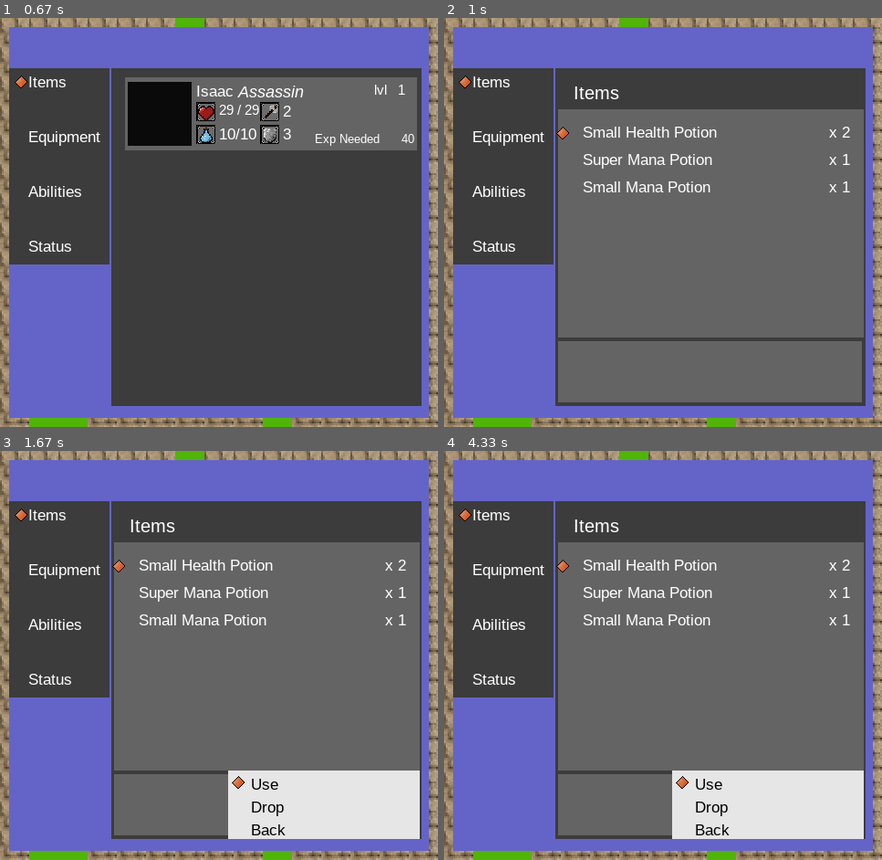
Above: before the commit, frames 1-4 (two rows, left to right).
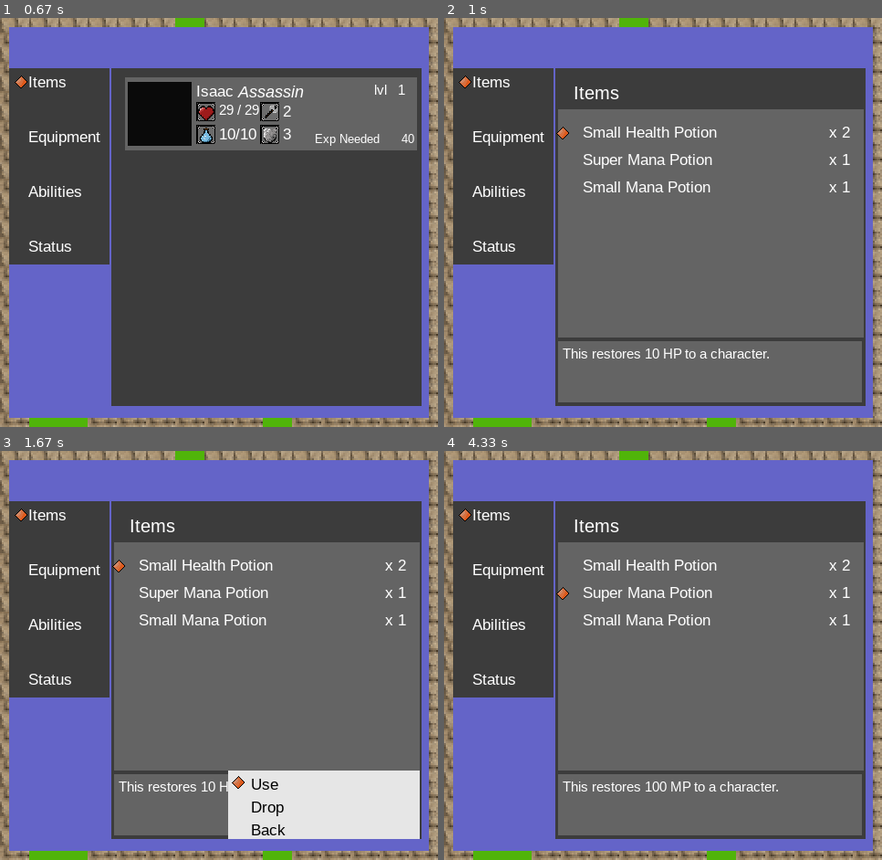
Above: after the commit, the same moments.

Repository: IkePCampbell/pygame-sandbox
Game: pygame game, started from MainGame.py
The game is run twice, just before and just after one commit, with the same random seed, the same clock (stepped at 60 frames per second) and the same inputs.
Inputs:
- Up to frame 1 (0.67 s): tap I at 0.33 s
- Up to frame 2 (1 s): tap E at 0.67 s
- Up to frame 3 (1.67 s): tap E at 1 s; tap Enter at 1.33 s
- Up to frame 4 (4.33 s): hold W 2.17-2.63 s; tap E at 3.17 s; hold S from 4.07 s (still down)

Frame 1 is identical in both runs. In frame 2, 0.4% of the frame differs, in the area x 27-75%, y 80-84%; in frame 3, 0.2%; in frame 4, 7.5%, in the area x 25-96%, y 26-95%.

Commit message:
Empty inventory message, descriptions

Diff:
--- a/MainGame.py
+++ b/MainGame.py
@@ -227,7 +227,6 @@
 
     for npc in npcs:
         npc.draw(GAME.win,GAME.currentLevel)
-
   if message.show == 1:
     message.update_text()
 
@@ -283,7 +282,6 @@
     #INTERACTS WITH SUB MENU
     if inventory.nav_menu_in == 1:
       inventory.access_submenu(inventory.nav_menu)
-
     if inventory.nav_menu_in == 2:
       if inventory.nav_menu == 1: #items
         inventory.display_items()
@@ -292,10 +290,6 @@
         inventory.access_submenu(inventory.nav_menu)
 
     if inventory.nav_menu_in == 3:
-      if inventory.nav_menu == 1: #items
-        inventory.display_items()
-        inventory.interact_sub_menu(akey)
-
       if inventory.nav_menu == 2:
         inventory.show_description(inventory.party[inventory.curr_party_member-1],None)
         inventory.equipment(inventory.curr_party_member)
@@ -308,6 +302,7 @@
 
     if inventory.nav_menu_in == 6:
       if inventory.nav_menu == 1:
+        inventory.display_items()
         inventory.interact_sub_menu(akey)
       if inventory.nav_menu == 2:
         inventory.equipment(inventory.curr_party_member)
@@ -315,8 +310,10 @@
         inventory.interact_sub_menu(akey)
 
     if inventory.nav_menu_in == 7:
-      if inventory.nav_menu == 2:
+      if inventory.nav_menu in [1,2]:
         inventory.confirm_drop()
+    if inventory.nav_menu_in == 12:
+      inventory.noItems()
       #inventory.update_inventory()
 
 ##    if inventory.nav_menu_in == 1:  KEEP FOR ITEMS
--- a/data/bin/inventory.py
+++ b/data/bin/inventory.py
@@ -401,6 +401,7 @@
         txt = achar.helmet[6]
       elif self.cycle_choice == 3:
         txt = achar.armor[6]
+
     finishedText = []
     for word in txt:
       finishedText.append(self.small_font.render(word,True,self.WHITE_COLOR))
@@ -465,13 +466,24 @@
     self.count = 0
     for item in self.itemDict:
         itemList.append(item) #creates tmp list of inventory
-    for possibleItems in self.item_list:
-      self.count +=1
-      if possibleItems[1] == itemList[self.item_selection-1]:  #name of item "small dagger"
-        hoveredOver = possibleItems[4]
-        typeOfEquipment = possibleItems[2][1]
-        self.itemDetails = [possibleItems[2][0],possibleItems[1]]
-        self.indexItem  = self.count -1
+    #sanity check
+    if len(itemList) == 0:
+      self.nav_menu_in = 12
+      self.laste = 12
+
+    if len(itemList) < self.item_selection:
+      self.item_selection = len(itemList)
+    if len(itemList) != 0:
+      for possibleItems in self.item_list:
+        self.count +=1
+        if possibleItems[1] == itemList[self.item_selection-1]:  #name of item "small dagger"
+          hoveredOver = possibleItems[4]
+          typeOfEquipment = possibleItems[2][1]
+          self.itemDetails = [possibleItems[2][0],possibleItems[1]]
+          self.indexItem  = self.count -1
+          tmpItem = possibleItems
+      self.show_description(None,tmpItem)
+
 
   def update(self,akey):
     if self.show_inv == 1: #TAB SECTIONS
@@ -497,15 +509,21 @@
           self.nav_menu_in = 0
           self.laste = 0
         if akey == 'e':
-          self.nav_menu_in = 3
-
+          if self.nav_menu == 1:
+            self.nav_menu_in = 6
+            self.laste = 5
+          else:
+            self.nav_menu_in = 3
         if self.nav_menu == 1:
           #Now need to cycle through every item
           if akey == 's':
             self.item_selection = self.item_selection % (len(self.itemDict)) +1
           if akey == 'w':
-            if (self.item_selection - 1 %len(self.itemDict)) >=1:
-              self.item_selection -=1
+            if (self.item_selection % (len(self.itemDict))) -1  == 0:
+              self.item_selection = 1
+            elif self.item_selection>1 :
+              self.item_selection-=1
+
 
         if self.nav_menu == 2: #equipment again
           self.curr_party_member = 1
@@ -516,10 +534,6 @@
               self.curr_party_member -=1
 
       if self.nav_menu_in == 3 and self.laste == 2:
-          if self.nav_menu == 1:
-            if akey == 'q':
-                self.nav_menu_in = 2
-                self.laste=1
           if self.nav_menu == 2:
             self.equipment(self.curr_party_member) #ACCESS THE EQUIPMENT MENU
             if akey == 'q':
@@ -572,6 +586,27 @@
 
       #Equip, drop, use item
       if self.nav_menu_in == 6 and self.laste in [5,6]:
+        if self.nav_menu == 1:
+          if akey == 'q':
+            self.nav_menu_in = 2
+            self.laste=1
+          if akey == 's': #cycle down
+            self.inventoryChoice = (self.inventoryChoice  + 1) % 3
+          if akey == 'w':
+            self.inventoryChoice = (self.inventoryChoice  - 1) % 3
+          if akey == 'e' and self.laste == 5:
+              self.laste = 6
+          elif akey == 'e' and self.laste == 6 and self.inventoryChoice == 0:
+            self.laste = 9
+            self.nav_menu_in = 8
+            self.inventoryChoice = 0
+          elif akey == 'e' and self.laste == 6 and self.inventoryChoice == 1 and self.holding_equip == False:
+            self.laste = 7
+            self.nav_menu_in = 7
+          elif akey == 'e' and self.laste == 6 and self.inventoryChoice == 2:
+            self.nav_menu_in = 2
+            self.laste = 1
+            self.inventoryChoice = 0
 
         if self.nav_menu == 2:
           if akey == 'q':
@@ -616,6 +651,9 @@
         elif akey == 'e' and self.laste == 8 and self.confirm == 1:
           self.drop()
           #Check to see if we've emptied inv
+          if self.nav_menu == 1:
+              self.nav_menu_in = 2
+              self.laste = 1
           if self.nav_menu == 2:
             if self.equipment_selection == 0:
               self.nav_menu_in = 3
@@ -626,7 +664,27 @@
               self.laste = 3
               self.confirm = 0
 
-      #Will need to confirm the drops
+      if self.nav_menu_in == 12 and self.laste in [12,13,14]:
+        if self.laste == 12 and (akey == 'e' or akey == 'q'):
+          self.noItems()
+          self.nav_menu_in = 0
+          self.laste = 0
+        #elif akey == 'e' and self.laste == 14:
+         # print("got here")
+
+
+      #Selecting Who to use Item On screen
+  def noItems(self):
+    dropMenu = pygame.Rect(125,240,333,67)
+    message_box = pygame.draw.rect(self.win,(230,230,230), dropMenu)
+    dropmessage = ["You have no items!"]
+    newtext = []
+    for word in dropmessage:
+      newtext.append(self.small_font.render(word,True,(0,0,0)))
+    for line in range(len(newtext)):  #row     #every new row
+      self.win.blit(newtext[line],(dropMenu.left+5,dropMenu.top+5+(line*25)))
+    self.win.blit(all_icons.icon,(dropMenu.right-19,dropMenu.bottom-17))
+
 
 #Inventory update helper functions
   def inventory_menu_helper(self,menu_in,laste):
